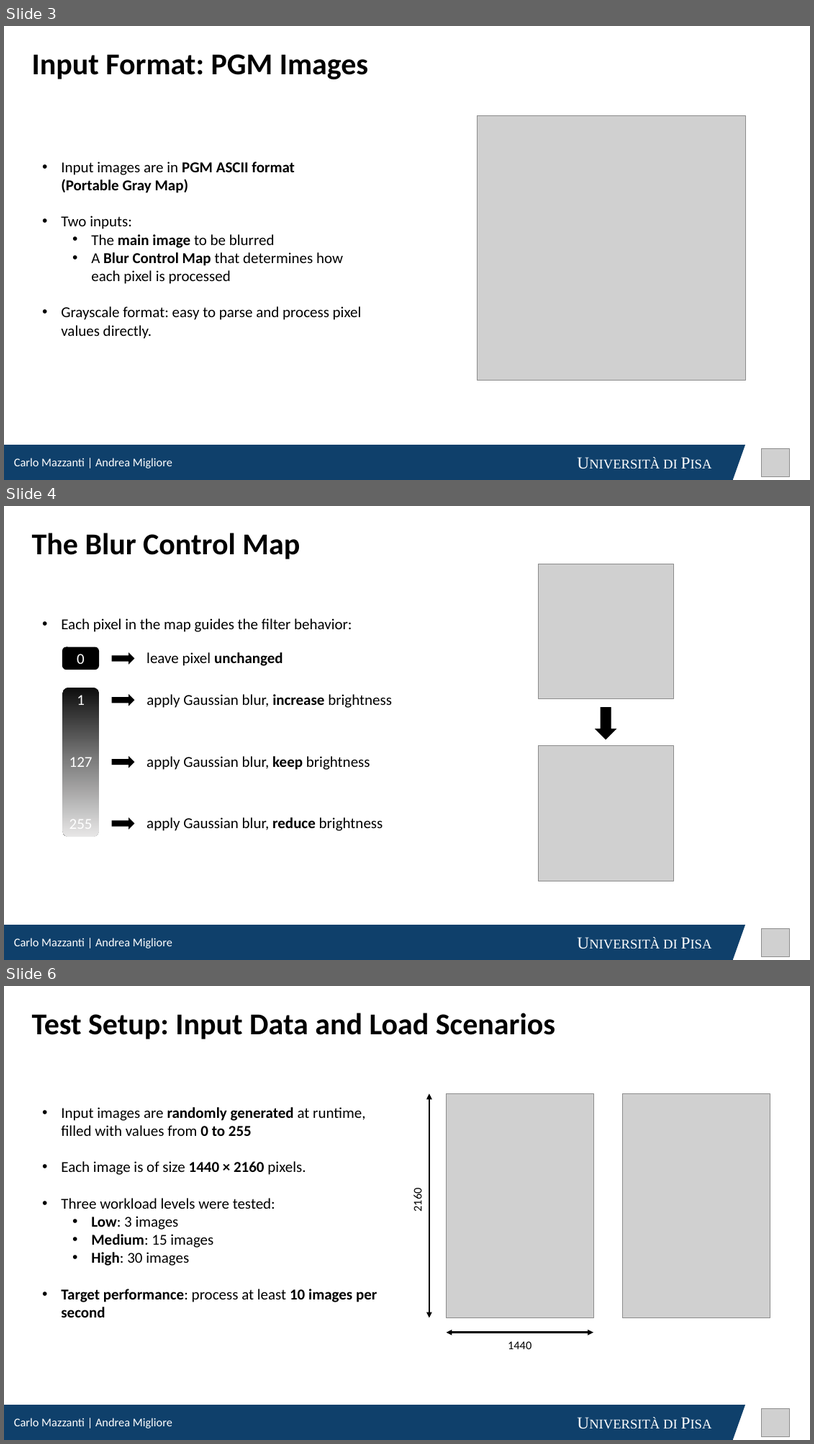
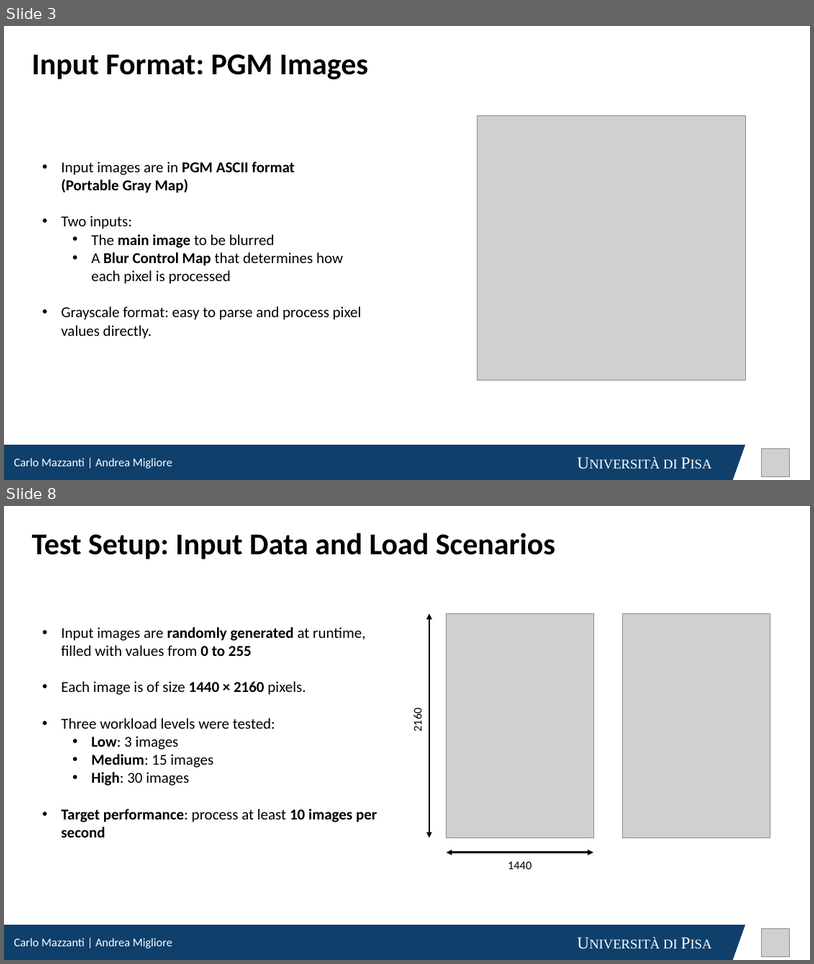
Before and after one commit to cmsilen/BidimensionalConvolution, a slide deck: BidimensionalConvolution_NEW.pptx. Shown one above the other, each under a label of ours: slides 3, 4 and 6 before the commit, slides 3 and 8 after it; the slides between them are not shown. The pictures are 814x1444 and 814x964 pixels, drawn with LibreOffice and Linux fonts; fonts in the diff are those of the drawing; grey boxes stand for pictures. Boxes give left, top, right and bottom in pixels: in the first picture for what was removed or moved away, otherwise in the second. Text is boxed around its words. In the diff, an @@ line names an element or a change of style, - is before the commit and + after.

```diff
--- a/BidimensionalConvolution_NEW.pptx
+++ b/BidimensionalConvolution_NEW.pptx
@@ slide 4 removed at (4, 506, 810, 960), background #FFFFFF @@
@@ text removed at (32, 533, 300, 559) @@
-The Blur Control Map
@@ picture removed at (539, 564, 674, 699) @@
@@ text removed at (61, 618, 352, 632) @@
-• Each pixel in the map guides the filter behavior:
@@ rounded rectangle removed at (63, 648, 98, 669) @@
-0
@@ up arrow removed at (112, 654, 134, 663) @@
@@ text removed at (147, 652, 283, 666) @@
-leave pixel unchanged
@@ rounded rectangle removed at (63, 687, 99, 837) @@
@@ text removed at (77, 695, 85, 705) @@
-1
@@ up arrow removed at (112, 695, 134, 705) @@
@@ text removed at (147, 694, 392, 708) @@
-apply Gaussian blur, increase brightness
@@ down arrow removed at (597, 708, 616, 739) @@
@@ text removed at (70, 757, 93, 767) @@
-127
@@ up arrow removed at (112, 757, 134, 767) @@
@@ text removed at (147, 756, 370, 770) @@
-apply Gaussian blur, keep brightness
@@ picture removed at (539, 746, 674, 880) @@
@@ text removed at (70, 814, 93, 833) @@
-255
@@ up arrow removed at (112, 818, 134, 828) @@
@@ text removed at (147, 817, 383, 831) @@
-apply Gaussian blur, reduce brightness
@@ rectangle removed at (4, 924, 718, 960) @@
-Università di Pisa
@@ text removed at (14, 937, 172, 948) @@
-Carlo Mazzanti | Andrea Migliore
@@ freeform shape removed at (701, 924, 746, 960) @@
@@ picture removed at (762, 928, 790, 956) @@
@@ what was slide 6 is now slide 8 @@
```
Also in this commit, not shown: 2 slides changed, 2 slides added.
